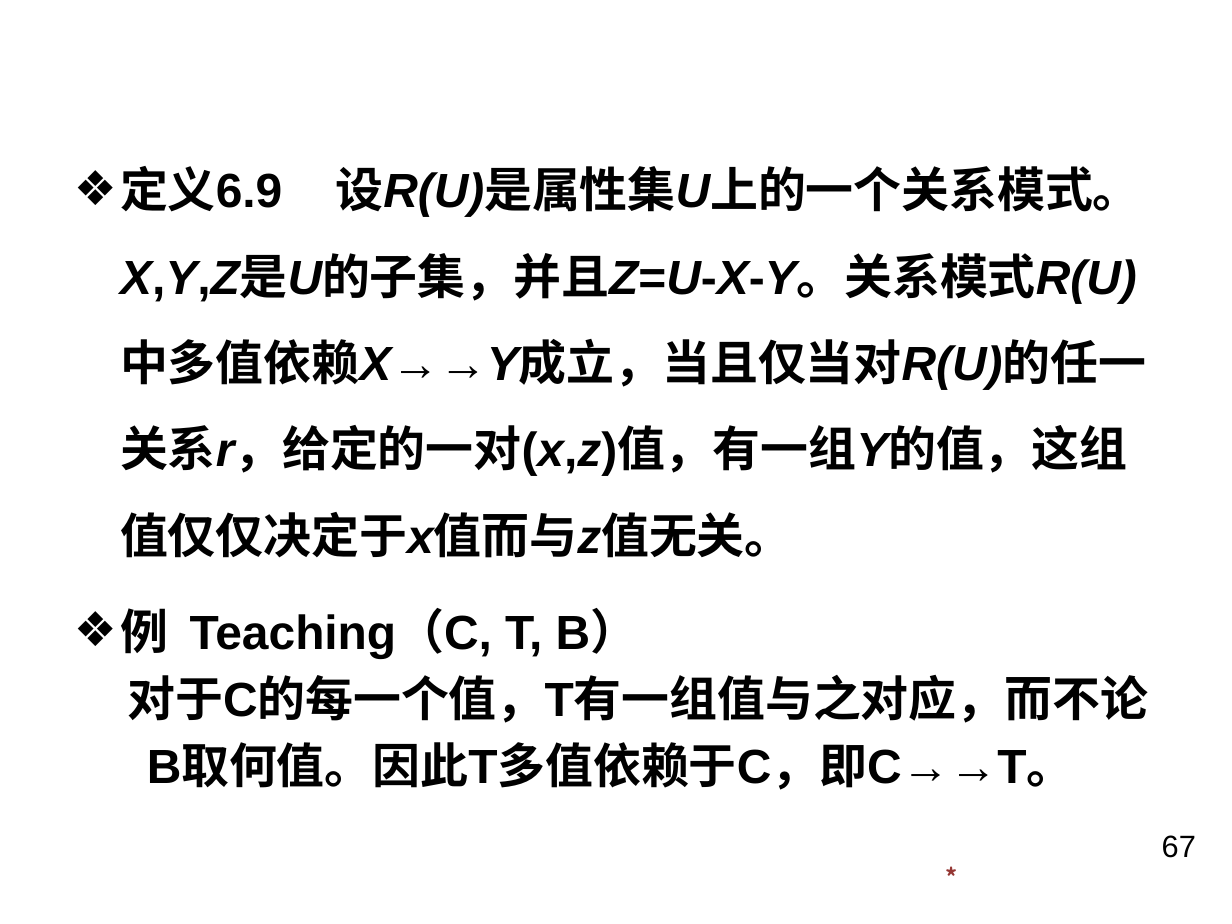
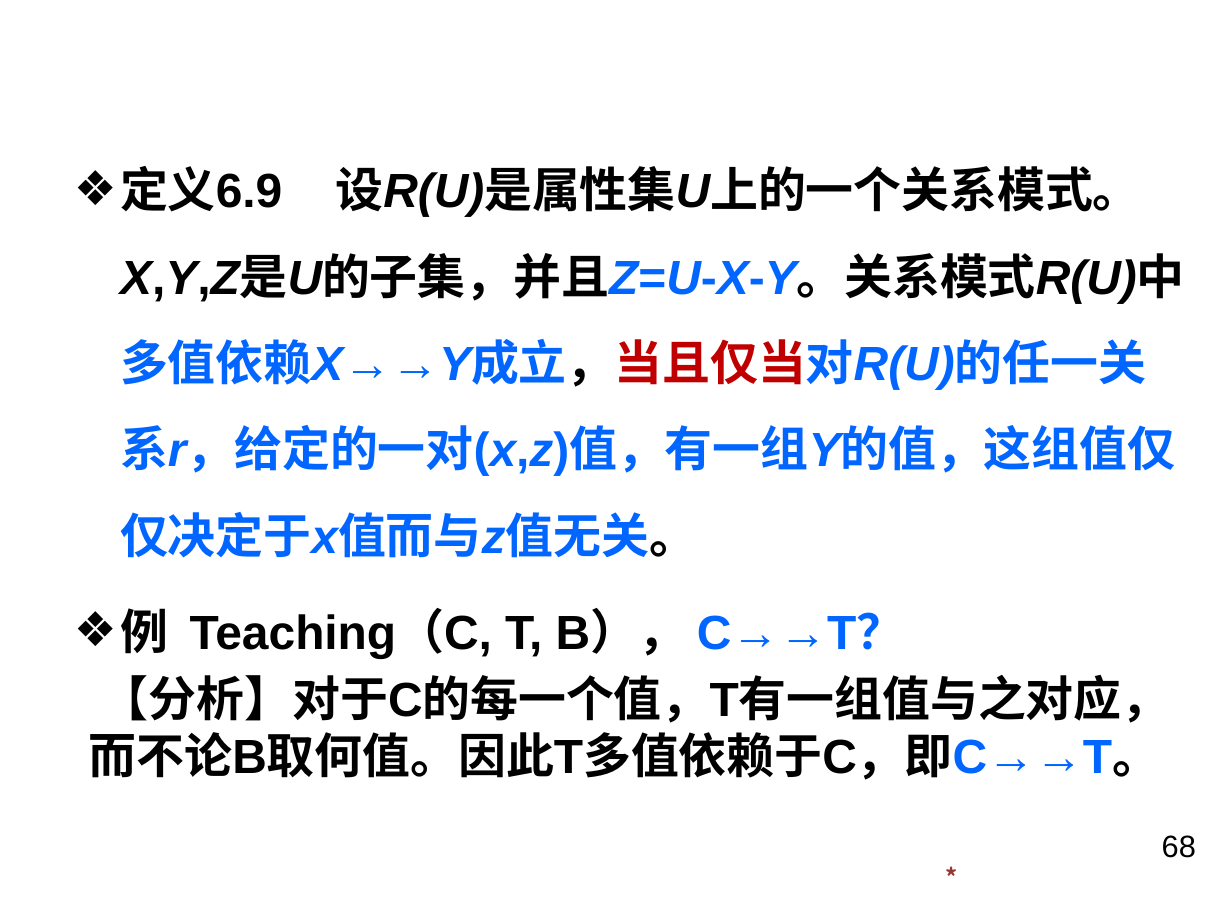
Before and after one commit to BlueVegetable/kejian, a slide deck: slide 68 of 数据库系统/第6章.pptx (slide 67 before the commit). Drawn at 1232x924 pixels with LibreOffice and Linux fonts; fonts in the diff are those of the drawing; background and template pictures are left out. Boxes give left, top, right and bottom in pixels: in the first picture for what was removed or moved away, otherwise in the second. Text is boxed around its words. In the diff, an @@ line names an element or a change of style, - is before the commit and + after.

```diff
--- a/数据库系统/第6章.pptx
+++ b/数据库系统/第6章.pptx
@@ text at [120, 166, 1185, 558]: text colour #000000 to #0066FF, text colour #000000 to #C00000 in "设R(U)是属性集U上的一个关系模式。X,Y,Z是U的子集，并且Z=U-X-Y。关系模式R(U)中多值依赖X→→Y成立， ..." @@
@@ text at [89, 608, 1170, 780]: text changed @@
-❖ 例 Teaching（C, T, B）
-对于C的每一个值，T有一组值与之对应，而不论
-B取何值。因此T多值依赖于C，即C→→T。
+❖ 例 Teaching（C, T, B）， C→→T？
+【分析】对于C的每一个值，T有一组值与之对应，而不论B取何值。因此T多值依赖于C，即C→→T。
@@ page number at [1162, 835, 1196, 858]: text changed @@
-67
+68
```
Also in this commit, not shown: 57 other slides changed, 1 slide added, 15 other files.
